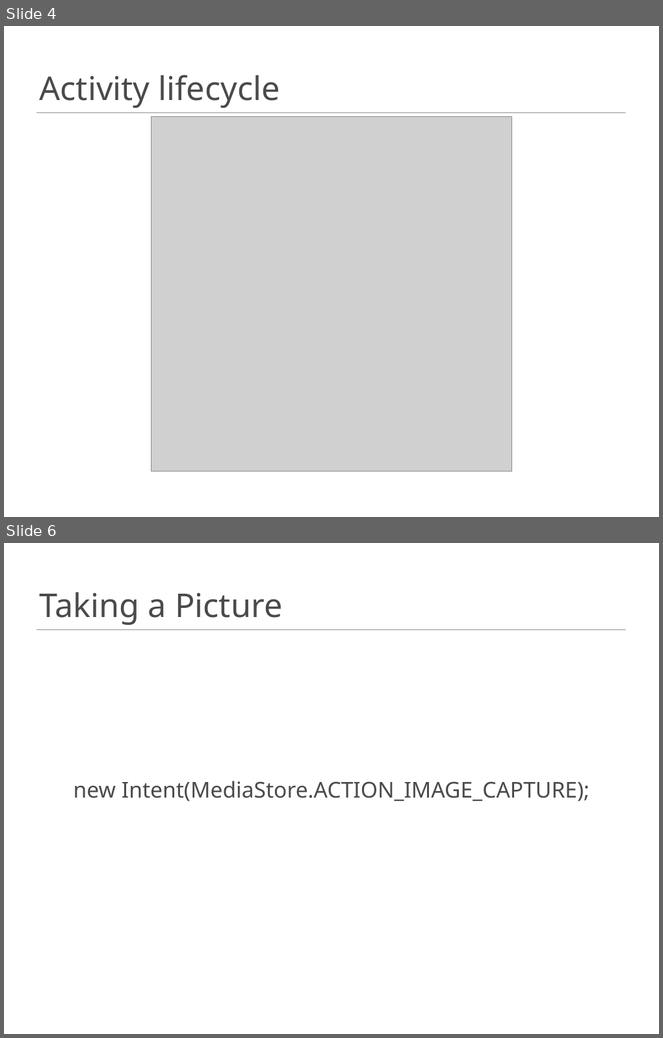
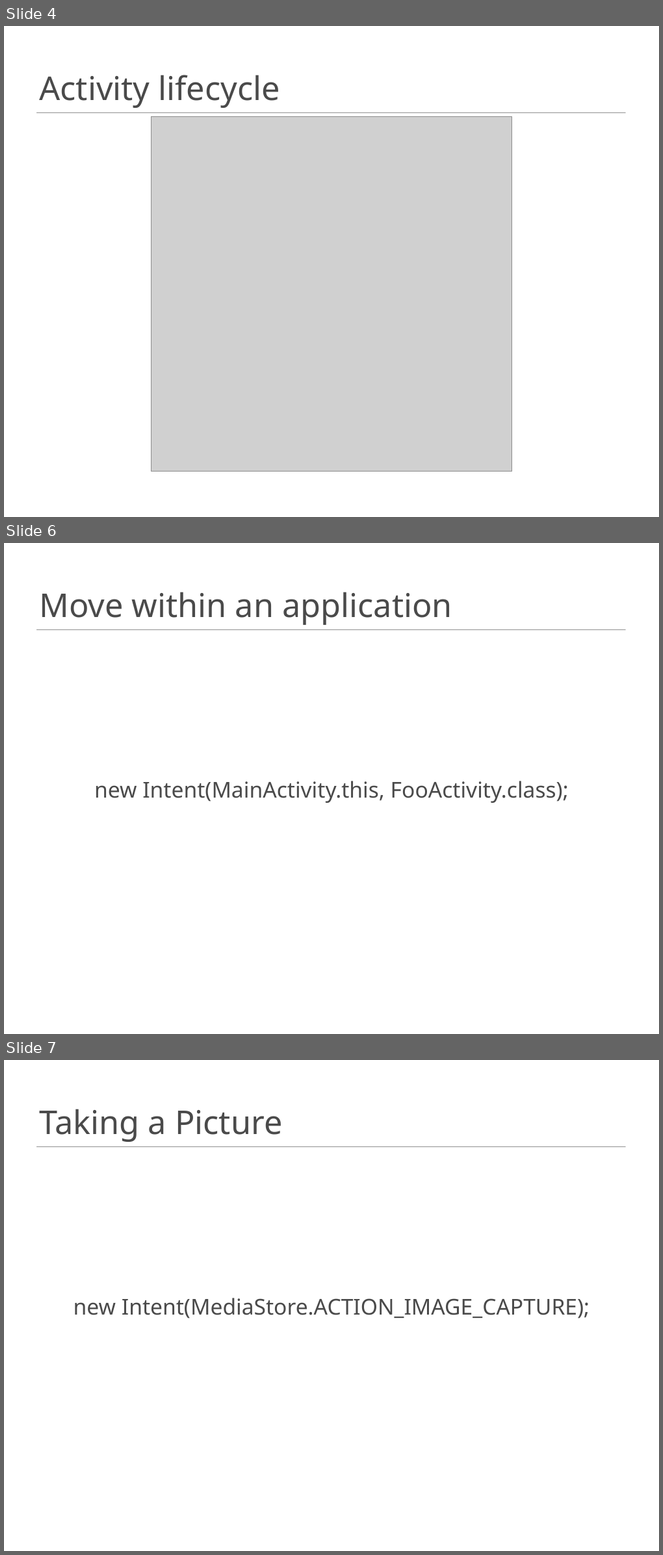
Before and after one commit to FredrikL/ActivitesAndIntentPresentation, a slide deck: Whats the intent with activites.pptx. Shown one above the other, each under a label of ours: slides 4 and 6 before the commit, slides 4, 6 and 7 after it; the slides between them are not shown. The pictures are 663x1038 and 663x1555 pixels, drawn with LibreOffice and Linux fonts; fonts in the diff are those of the drawing; grey boxes stand for pictures; background and template pictures are left out. Boxes give left, top, right and bottom in pixels: in the first picture for what was removed or moved away, otherwise in the second. Text is boxed around its words. In the diff, an @@ line names an element or a change of style, - is before the commit and + after.

```diff
--- a/Whats the intent with activites.pptx
+++ b/Whats the intent with activites.pptx
@@ slide 6 added at [4, 543, 659, 1034], background picture (left out); not listed: 1 template element that a slide beside it also shows @@
@@ title added at [39, 592, 452, 625], 36 pt, text #4A4A4A @@
+Move within an application
@@ text added at [94, 781, 569, 803], 24 pt, text #4A4A4A @@
+new Intent(MainActivity.this, FooActivity.class);
@@ what was slide 6 is now slide 7 @@
```
Also in this commit, not shown: 2 slides changed.
